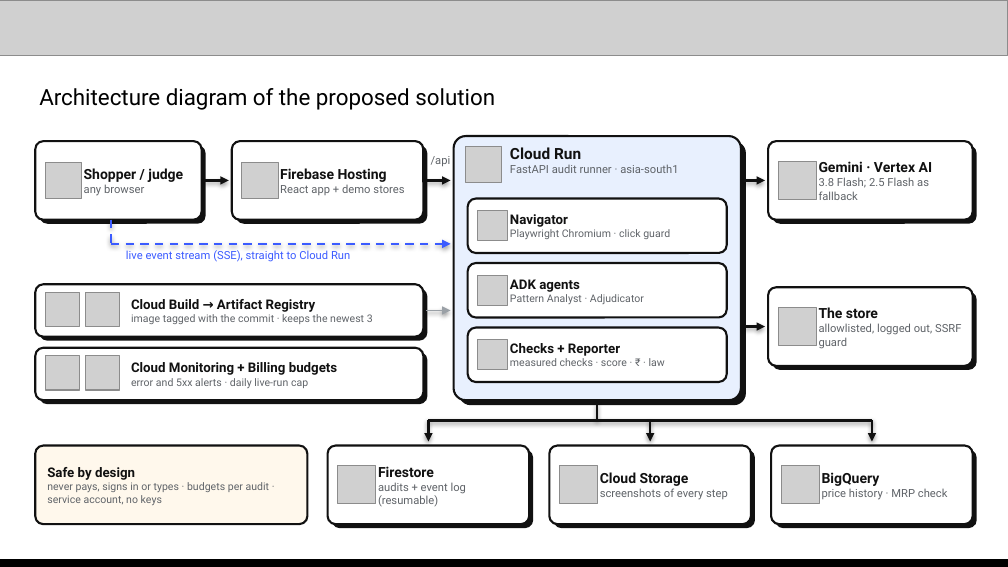
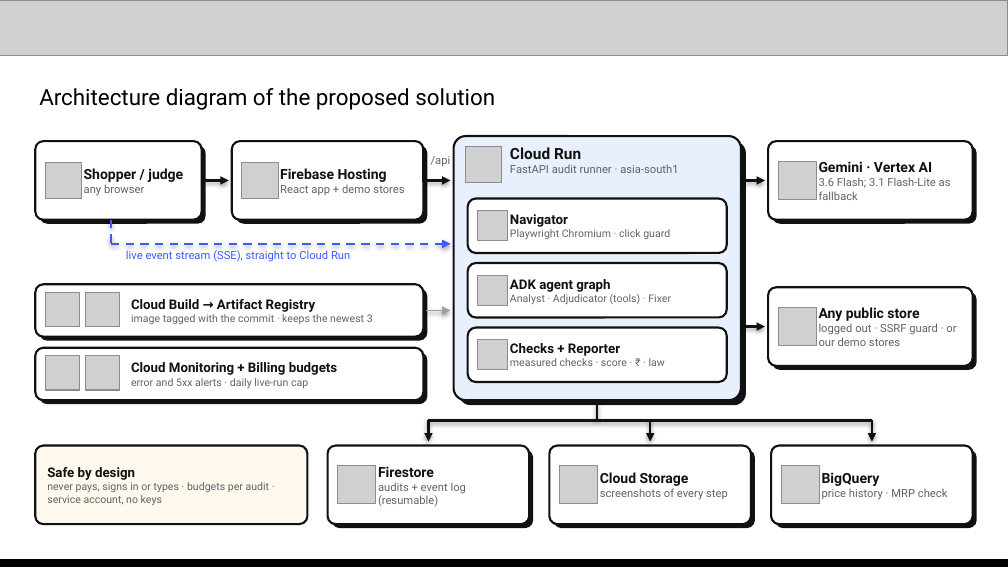
Before and after one commit to saubhagyaashish/shop-honest, a slide deck: slide 7 of Zero Context - Shop Honest - AI Builder Cup.pptx. Drawn at 1008x567 pixels with LibreOffice and Linux fonts; fonts in the diff are those of the drawing; grey boxes stand for pictures. Boxes give left, top, right and bottom in pixels: in the first picture for what was removed or moved away, otherwise in the second. Text is boxed around its words. In the diff, an @@ line names an element or a change of style, - is before the commit and + after.

```diff
--- a/Zero Context - Shop Honest - AI Builder Cup.pptx
+++ b/Zero Context - Shop Honest - AI Builder Cup.pptx
@@ text at [819, 177, 951, 200]: text changed @@
-3.8 Flash; 2.5 Flash as fallback
+3.6 Flash; 3.1 Flash-Lite as fallback
@@ text at [510, 279, 671, 304]: text changed @@
-ADK agents
-Pattern Analyst · Adjudicator
+ADK agent graph
+Analyst · Adjudicator (tools) · Fixer
@@ text at [819, 307, 956, 346]: text changed @@
-The store
-allowlisted, logged out, SSRF guard
+Any public store
+logged out · SSRF guard · or our demo stores
```
Also in this commit, not shown: 10 other slides changed, 1 slide added, 6 other files.
